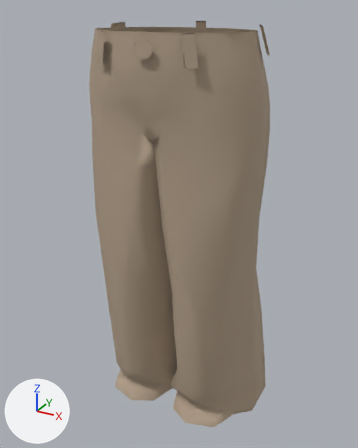
The glTF model output/cardigan-controller/lowerwear/straight-only.glb: old version first, new version second.
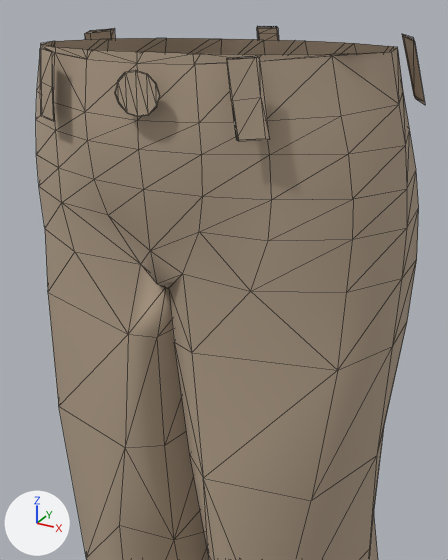
Each version is shown whole from a 50 mm camera at (1.21, -2.23, 2.59) aimed at (-0.01, -0.01, 1.48), then close up from a 50 mm camera at (0.7, -1.31, 2.56) aimed at (-0.08, 0.13, 1.85). Every picture has the same lights, and +X, +Y and +Z are marked at lower left. The older version's two pictures come first. The close-ups show mesh edges as thin lines. Where no turn or scale is listed for an object, it has been applied to the vertices.

Names of what the first close-up shows: 'Lowerwear_straight'.
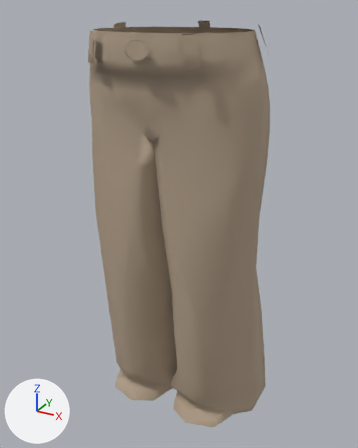
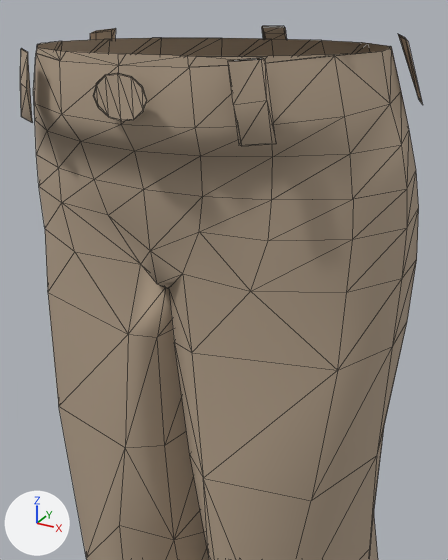
Location of each change, [x1, y1, x2, y2] in pixels of the close-ups (448 x 560 px; the box of a moved part takes in the faces that stretch with it):
'Lowerwear_straight', reshaped: before [36, 26, 425, 560]; after [20, 26, 423, 560]
part 1 of me_mesh_0, moved or reshaped: before [115, 70, 160, 117]; after [93, 73, 147, 121]
part 2 of me_mesh_0, moved or reshaped: before [257, 26, 279, 40]; after [262, 26, 287, 39]
part 3 of me_mesh_0, moved or reshaped: before [40, 48, 55, 121]; after [20, 48, 33, 123]
part 4 of me_mesh_0, moved or reshaped: before [227, 56, 270, 141]; after [228, 57, 276, 146]
part 5 of me_mesh_0, moved or reshaped: before [402, 34, 425, 105]; after [398, 34, 423, 105]
part 6 of me_mesh_0, moved or reshaped: before [36, 28, 410, 200]; after [33, 28, 409, 200]

Patch to the scene script:
```diff
--- a/output/cardigan-controller/lowerwear/straight-only.glb.py
+++ b/output/cardigan-controller/lowerwear/straight-only.glb.py
@@ me_mesh_0 @@
 # used by ob_lowerwear_straight; location = (0.0, 0.0, 0.0)
-me_mesh_0.from_pydata(...)  # 402 vertices, 679 faces; spans x -0.51..0.51, y -0.38..0.38, z 0.37..2.52
+me_mesh_0.from_pydata(...)  # 402 vertices, 679 faces; spans x -0.51..0.51, y -0.44..0.38, z 0.37..2.52
+# me_mesh_0 part 1: the loose piece of 24 vertices spanning x -0.03..0.07, y -0.38, z 2.38..2.46 is moved by (0.0, -0.05, 0.0)
+# me_mesh_0 part 2: the loose piece of 18 vertices spanning x -0.03..0.03, y 0.19..0.23, z 2.39..2.52 is scaled about its middle by (1.18, 1.47, 1), then moved by (0.0, 0.05, 0.0)
+# me_mesh_0 part 3: the loose piece of 10 vertices spanning x -0.26..-0.19, y -0.36..-0.34, z 2.35..2.49 is moved by (-0.02, -0.03, 0.0)
+# me_mesh_0 part 4: the loose piece of 10 vertices spanning x 0.19..0.26, y -0.36..-0.34, z 2.35..2.49 is moved by (0.02, -0.03, 0.0)
+# me_mesh_0 part 5: the loose piece of 8 vertices spanning x 0.37..0.44, y -0.02..0.07, z 2.38..2.51 is multiplied about its middle by the matrix ((1.0, 0.129, -0.061), (-0.132, 1.001, -0.042), (0.055, 0.05, 1.007)), then moved by (-0.01, 0.0, 0.0)
+# me_mesh_0 part 6: 74 of 402 vertices moved; they spanned x -0.44..0.44, y -0.36..0.23, z 2.32..2.51 and now span x -0.43..0.43, y -0.41..0.26, z 2.32..2.51; mean shift (0.0, -0.01, 0.0); largest move (0.13, 0.19, 2.41) -> (0.15, 0.24, 2.41)
 me_mesh_0.materials.append(mat_material_0)
```
